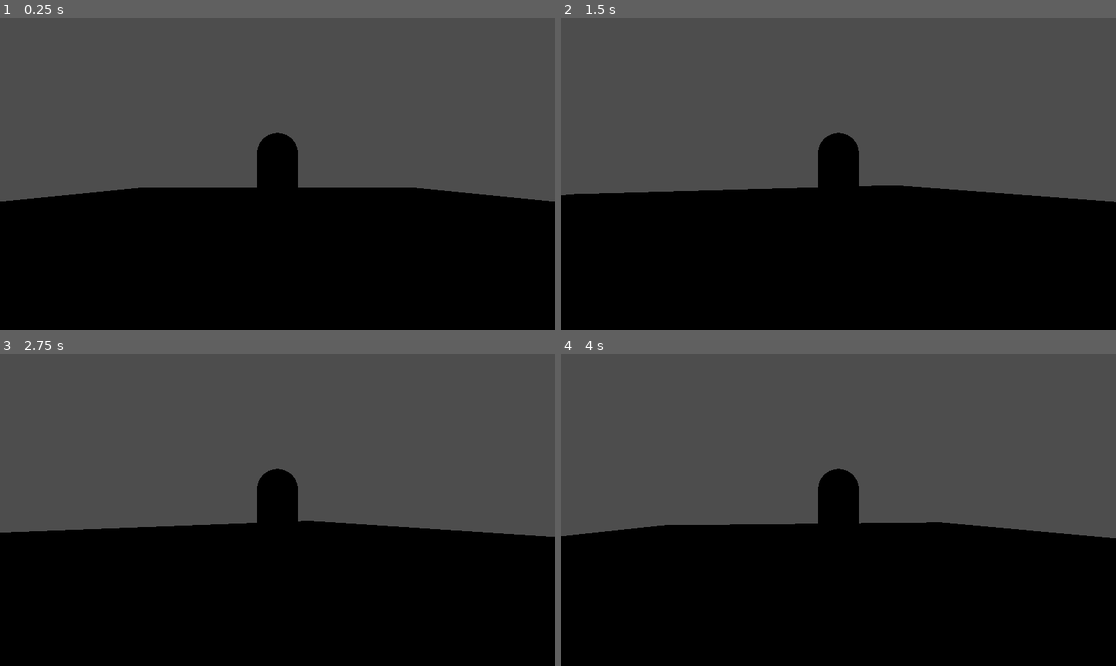
Above: before the commit, frames 1-4 (two rows, left to right).
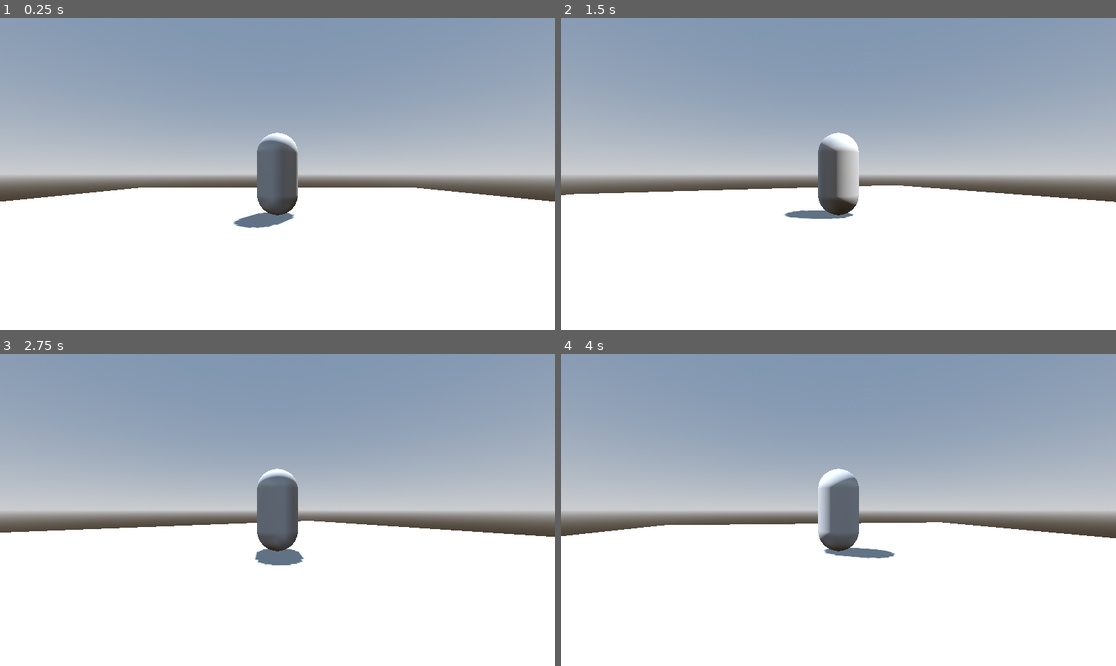
Above: after the commit, the same moments.

Repository: rCotche/kenneyjam25
Game: Godot game, scene res://scenes/naze_land.tscn
Same seed, same stepped clock (60 frames per second), same inputs: the game is played once before the commit and once after it.
Inputs (mouse positions are in pixels of both pictures, inside the frame that each line leads up to):
- Up to frame 1 (0.25 s): no input
- Up to frame 2 (1.5 s): tap Enter at 0.5 s; move the mouse to (960, 158) at 0.52 s; hold Right (droite, bound only after the commit) 0.53-1.28 s; tap Down (reculer, bound only after the commit) at 0.6, 1.35 s; tap Space at 1.25 s; move the mouse to (727, 189) at 1.27 s; hold Left (gauche, bound only after the commit) from 1.28 s (still down)
- Up to frame 3 (2.75 s): tap Enter at 2 s; move the mouse to (333, 441) at 2.02 s; release Left (gauche, bound only after the commit) at 2.03 s; hold Right (droite, bound only after the commit) from 2.03 s (still down); tap Down (reculer, bound only after the commit) at 2.1 s
- Up to frame 4 (4 s): tap Space at 2.75 s; move the mouse to (810, 572) at 2.77 s; release Right (droite, bound only after the commit) at 2.78 s; hold Up (avancer, bound only after the commit) 2.78-3.53 s; tap Down (reculer, bound only after the commit) at 2.85, 3.6 s; tap Enter at 3.5 s; move the mouse to (1005, 556) at 3.52 s; hold Left (gauche, bound only after the commit) from 3.53 s (still down)

The runs differ from the first frame. In frame 1, 98% of the frame differs, in the area x 0-100%, y 0-100%; in frame 2, 98%; in frame 3, 98%; in frame 4, 98%.

Commit message:
camera up

Diff:
--- a/project.godot
+++ b/project.godot
@@ -15,6 +15,38 @@
 config/features=PackedStringArray("4.4", "GL Compatibility")
 config/icon="res://icon.svg"
 
+[input]
+
+avancer={
+"deadzone": 0.2,
+"events": [Object(InputEventKey,"resource_local_to_scene":false,"resource_name":"","device":-1,"window_id":0,"alt_pressed":false,"shift_pressed":false,"ctrl_pressed":false,"meta_pressed":false,"pressed":false,"keycode":0,"physical_keycode":4194320,"key_label":0,"unicode":0,"location":0,"echo":false,"script":null)
+, Object(InputEventKey,"resource_local_to_scene":false,"resource_name":"","device":-1,"window_id":0,"alt_pressed":false,"shift_pressed":false,"ctrl_pressed":false,"meta_pressed":false,"pressed":false,"keycode":0,"physical_keycode":87,"key_label":0,"unicode":122,"location":0,"echo":false,"script":null)
+]
+}
+reculer={
+"deadzone": 0.2,
+"events": [Object(InputEventKey,"resource_local_to_scene":false,"resource_name":"","device":-1,"window_id":0,"alt_pressed":false,"shift_pressed":false,"ctrl_pressed":false,"meta_pressed":false,"pressed":false,"keycode":0,"physical_keycode":4194322,"key_label":0,"unicode":0,"location":0,"echo":false,"script":null)
+, Object(InputEventKey,"resource_local_to_scene":false,"resource_name":"","device":-1,"window_id":0,"alt_pressed":false,"shift_pressed":false,"ctrl_pressed":false,"meta_pressed":false,"pressed":false,"keycode":0,"physical_keycode":83,"key_label":0,"unicode":115,"location":0,"echo":false,"script":null)
+]
+}
+droite={
+"deadzone": 0.2,
+"events": [Object(InputEventKey,"resource_local_to_scene":false,"resource_name":"","device":-1,"window_id":0,"alt_pressed":false,"shift_pressed":false,"ctrl_pressed":false,"meta_pressed":false,"pressed":false,"keycode":0,"physical_keycode":4194321,"key_label":0,"unicode":0,"location":0,"echo":false,"script":null)
+, Object(InputEventKey,"resource_local_to_scene":false,"resource_name":"","device":-1,"window_id":0,"alt_pressed":false,"shift_pressed":false,"ctrl_pressed":false,"meta_pressed":false,"pressed":false,"keycode":0,"physical_keycode":68,"key_label":0,"unicode":100,"location":0,"echo":false,"script":null)
+]
+}
+gauche={
+"deadzone": 0.2,
+"events": [Object(InputEventKey,"resource_local_to_scene":false,"resource_name":"","device":-1,"window_id":0,"alt_pressed":false,"shift_pressed":false,"ctrl_pressed":false,"meta_pressed":false,"pressed":false,"keycode":0,"physical_keycode":4194319,"key_label":0,"unicode":0,"location":0,"echo":false,"script":null)
+, Object(InputEventKey,"resource_local_to_scene":false,"resource_name":"","device":-1,"window_id":0,"alt_pressed":false,"shift_pressed":false,"ctrl_pressed":false,"meta_pressed":false,"pressed":false,"keycode":0,"physical_keycode":65,"key_label":0,"unicode":113,"location":0,"echo":false,"script":null)
+]
+}
+saut={
+"deadzone": 0.2,
+"events": [Object(InputEventKey,"resource_local_to_scene":false,"resource_name":"","device":-1,"window_id":0,"alt_pressed":false,"shift_pressed":false,"ctrl_pressed":false,"meta_pressed":false,"pressed":false,"keycode":0,"physical_keycode":32,"key_label":0,"unicode":32,"location":0,"echo":false,"script":null)
+]
+}
+
 [layer_names]
 
 3d_physics/layer_1="player"
--- a/scenes/camera_controller.gd
+++ b/scenes/camera_controller.gd
@@ -8,11 +8,11 @@
 @export var vertical_acceleration := 1.0
 @export var mouse_acceleration := 0.005
 
-func _process(delta: float) -> void:
-	#ps5 connected: not working
-	#ps5 connected & ds4windows lancé: not working
-	var joy_dir = Input.get_vector("pan_left", "pan_right", "pan_up", "pan_down")
-	rotate_from_vector(joy_dir * delta * Vector2(horizontal_acceleration, vertical_acceleration))
+#func _process(delta: float) -> void:
+	##ps5 connected: not working
+	##ps5 connected & ds4windows lancé: not working
+	#var joy_dir = Input.get_vector("pan_left", "pan_right", "pan_up", "pan_down")
+	#rotate_from_vector(joy_dir * delta * Vector2(horizontal_acceleration, vertical_acceleration))
 
 func _input(event: InputEvent) -> void:
 	if event is InputEventMouseMotion:
--- a/scenes/camera_controller.tscn
+++ b/scenes/camera_controller.tscn
@@ -1,8 +1,11 @@
-[gd_scene load_steps=2 format=3 uid="uid://cmp3ha63u1gls"]
+[gd_scene load_steps=3 format=3 uid="uid://cmp3ha63u1gls"]
 
 [ext_resource type="Script" uid="uid://c0eqjtdmdqq2h" path="res://scenes/camera_controller.gd" id="1_nsieu"]
 
+[sub_resource type="CapsuleShape3D" id="CapsuleShape3D_nsieu"]
+
 [node name="CameraController" type="SpringArm3D"]
+shape = SubResource("CapsuleShape3D_nsieu")
 spring_length = 5.0
 script = ExtResource("1_nsieu")
 
--- a/scenes/level.tscn
+++ b/scenes/level.tscn
@@ -1,8 +1,27 @@
-[gd_scene load_steps=2 format=3 uid="uid://d21yl1eqv3tgd"]
+[gd_scene load_steps=5 format=3 uid="uid://d21yl1eqv3tgd"]
 
 [ext_resource type="PackedScene" uid="uid://bhlvrsbdqid42" path="res://scenes/player.tscn" id="1_2q6dc"]
 
+[sub_resource type="ProceduralSkyMaterial" id="ProceduralSkyMaterial_2q6dc"]
+sky_horizon_color = Color(0.662243, 0.671743, 0.686743, 1)
+ground_horizon_color = Color(0.662243, 0.671743, 0.686743, 1)
+
+[sub_resource type="Sky" id="Sky_w7c3h"]
+sky_material = SubResource("ProceduralSkyMaterial_2q6dc")
+
+[sub_resource type="Environment" id="Environment_w8frs"]
+background_mode = 2
+sky = SubResource("Sky_w7c3h")
+tonemap_mode = 2
+
 [node name="Level" type="Node"]
+
+[node name="WorldEnvironment" type="WorldEnvironment" parent="."]
+environment = SubResource("Environment_w8frs")
+
+[node name="DirectionalLight3D" type="DirectionalLight3D" parent="."]
+transform = Transform3D(-0.866023, -0.433016, 0.250001, 0, 0.499998, 0.866027, -0.500003, 0.749999, -0.43301, 0, 0, 0)
+shadow_enabled = true
 
 [node name="Entities" type="Node" parent="."]
 
--- a/scenes/player.gd
+++ b/scenes/player.gd
@@ -1,7 +1,11 @@
 extends CharacterBody3D
 
+#PLAYER
 var movement_input := Vector2.ZERO
-var speed_movement
+@export var speed_movement : float = 5.0
+
+#CAMERA
+@onready var camera = $CameraController/Camera3D
 
 # Called when the node enters the scene tree for the first time.
 func _ready() -> void:
@@ -12,9 +16,11 @@
 func _process(_delta: float) -> void:
 	pass
 
+func _physics_process(delta: float) -> void:
+	movement(delta)
 
 func movement(delta: float) -> void:
-	movement_input = Input.get_vector("left", "right", "forward", "backward")
+	movement_input = Input.get_vector("gauche", "droite", "avancer", "reculer").rotated(-camera.global_rotation.y)
 	#1. Current movement speed du player
 	var velocity_2d := Vector2(velocity.x, velocity.z)
 
